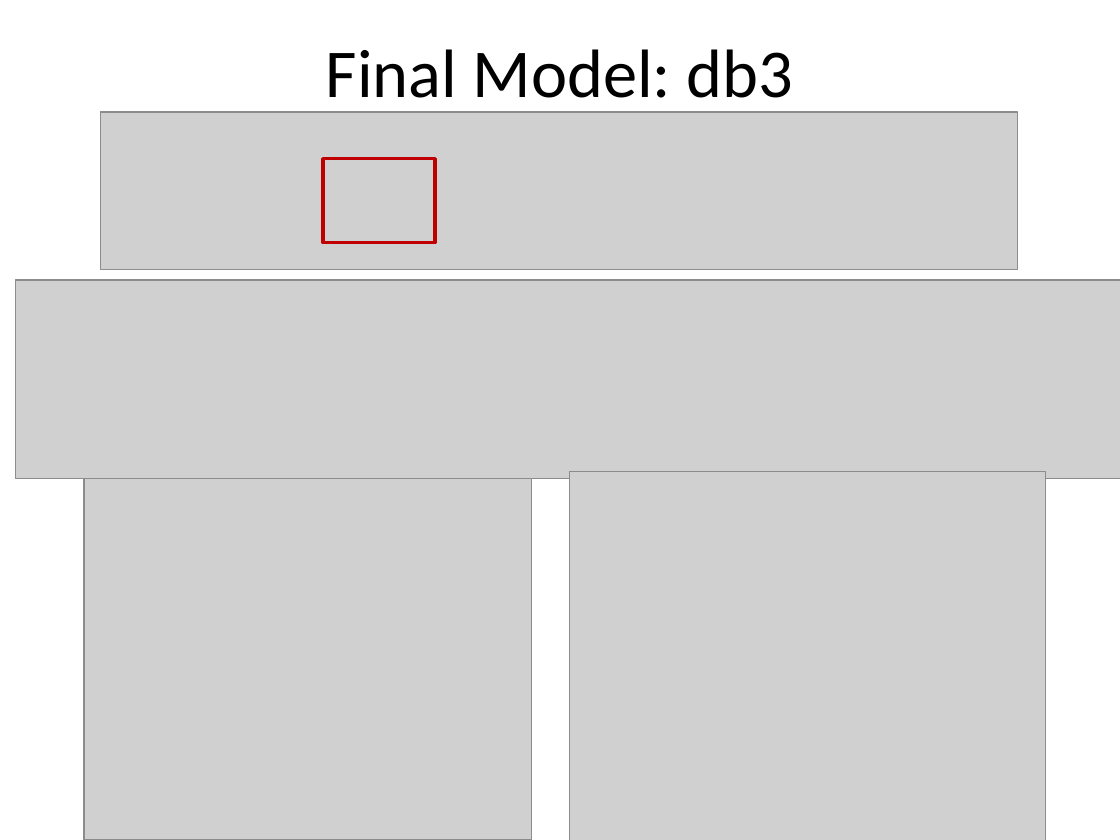
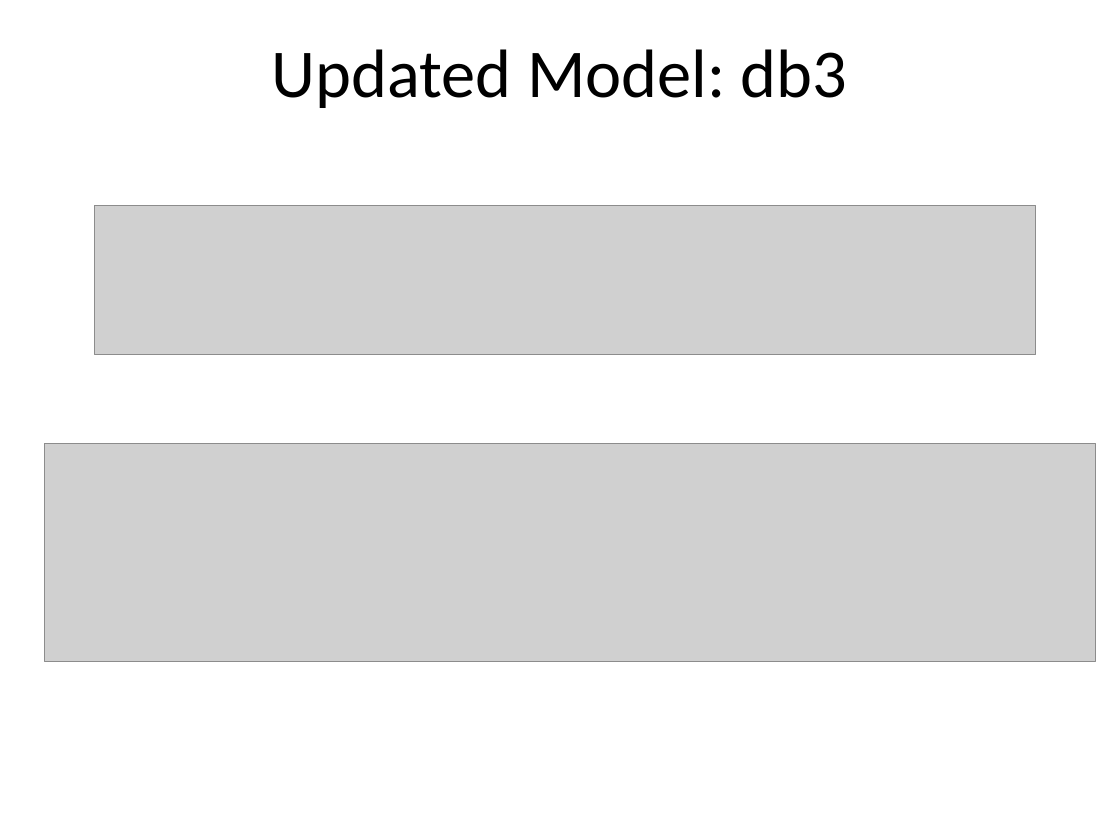
Before and after one commit to kdahlquist/DahlquistLab, a slide deck: slide 6 of data/Spring2017/15-gene_networks_analysis/db1-db6_Multiple-Regression_BK20170329.pptx (slide 4 before the commit). Drawn at 1120x840 pixels with LibreOffice and Linux fonts; fonts in the diff are those of the drawing; grey boxes stand for pictures. Boxes give left, top, right and bottom in pixels: in the first picture for what was removed or moved away, otherwise in the second. Text is boxed around its words. In the diff, an @@ line names an element or a change of style, - is before the commit and + after.

```diff
--- a/data/Spring2017/15-gene_networks_analysis/db1-db6_Multiple-Regression_BK20170329.pptx
+++ b/data/Spring2017/15-gene_networks_analysis/db1-db6_Multiple-Regression_BK20170329.pptx
@@ title at [272,49,847,108]: text changed @@
-Final Model: db3
+Updated Model: db3
@@ picture removed at [100,112,1017,270] @@
@@ rectangle removed at [323,159,435,243] @@
@@ picture added at [94,205,1036,354] @@
@@ picture removed at [16,280,1120,478] @@
@@ picture added at [44,444,1095,662] @@
@@ picture removed at [84,478,532,840] @@
@@ picture removed at [569,472,1045,840] @@
```
Also in this commit, not shown: 6 other slides changed, 4 slides added, 1 slide removed.
